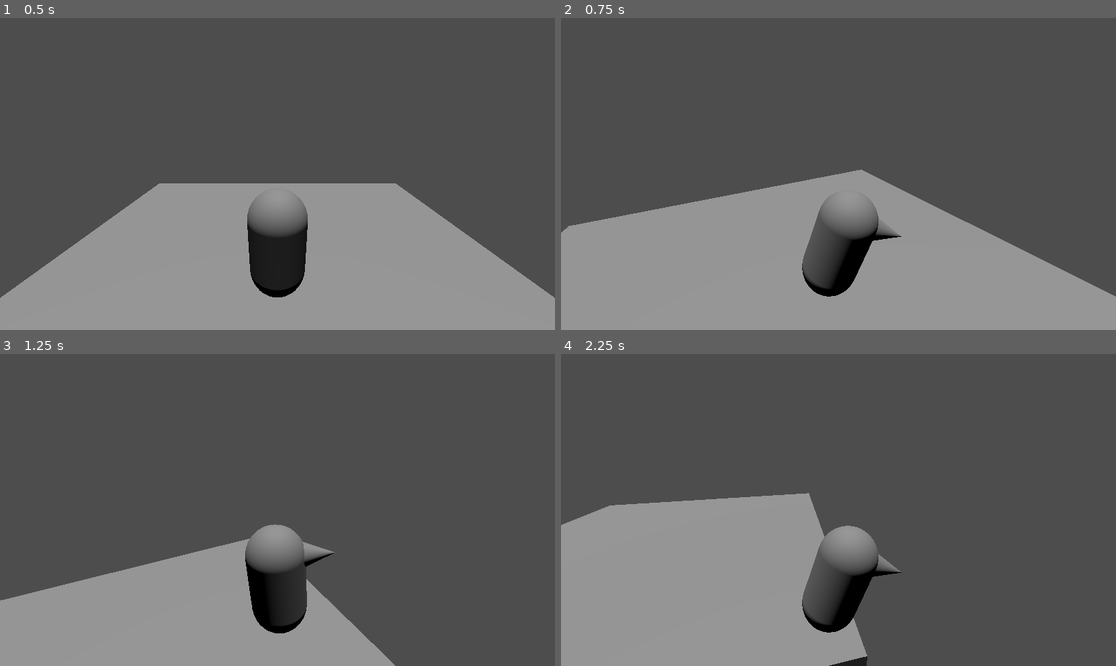
Above: before the commit, frames 1-4 (two rows, left to right).
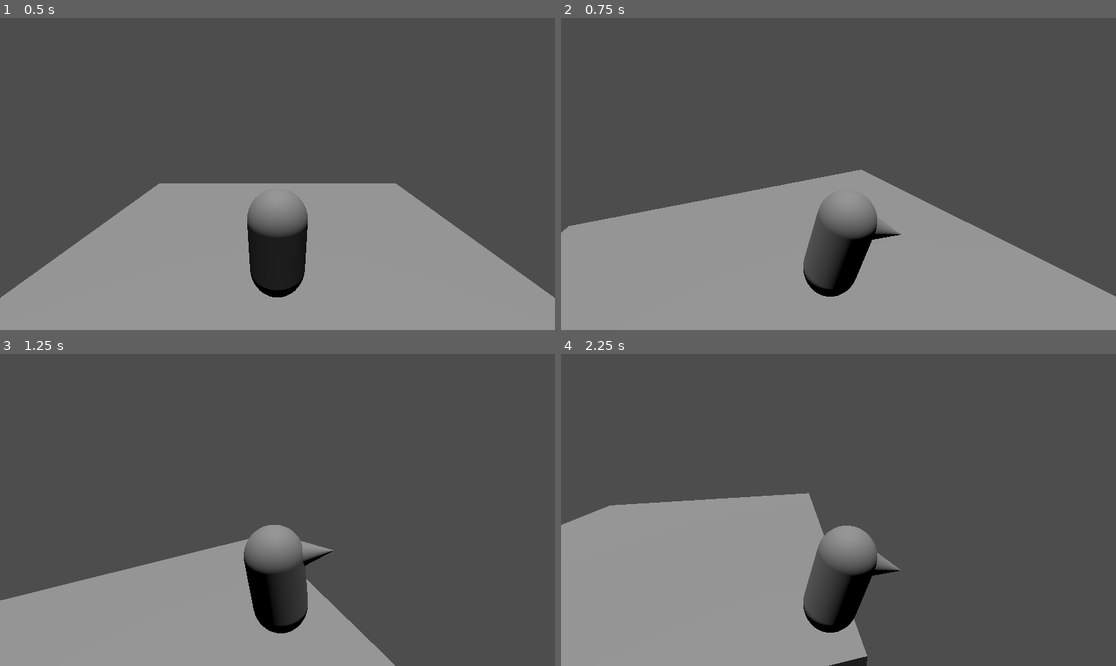
Above: after the commit, the same moments.

Repository: B1689542/Bannana-Barry-and-His-Quest-for-the-Third-Dimension
Game: Godot game, scene res://world.tscn
Same seed, same stepped clock (60 frames per second), same inputs: the game is played once before the commit and once after it.
Inputs (mouse positions are in pixels of both pictures, inside the frame that each line leads up to):
- Up to frame 1 (0.5 s): no input
- Up to frame 2 (0.75 s): tap Enter at 0.5 s; move the mouse to (960, 158) at 0.52 s; hold D (strafe_right) from 0.53 s (still down)
- Up to frame 3 (1.25 s): keep holding D (strafe_right); tap Space (jump) at 0.77 s
- Up to frame 4 (2.25 s): move the mouse to (727, 525) at 1.27 s; release D (strafe_right) at 1.28 s; hold S (move_back) 1.28-2.03 s; tap Space (jump) at 1.52 s; move the mouse to (894, 441) at 2.02 s; hold D (strafe_right) from 2.03 s (still down)

Frame 1 is identical in both runs. In frame 2, 0.2% of the frame differs, in the area x 43-62%, y 57-90%; in frame 3, 0.2%, in the area x 43-61%, y 54-90%; in frame 4, 0.2%.

Commit message:
Update CharacterBody3D.gd

Diff:
--- a/CharacterBody3D.gd
+++ b/CharacterBody3D.gd
@@ -4,30 +4,30 @@
 var speed = 4.0  # movement speed
 var jump_speed = 6.0  # determines jump height
 var mouse_sensitivity = 0.002  # turning speed
-var moveturnhandling = [["strafe_left", "strafe_right", "move_forward", "move_back"],[-90,90,0,180]]
-var turn = 0
-var turning = 0.00
-var camerapoint = 0.00
+#var moveturnhandling = [["strafe_left", "strafe_right", "move_forward", "move_back"],[-90,90,0,180]]
+#var turn = 0
+#var turning = 0.00
+#var camerapoint = 0.00
 
 func get_input():
 	var input = Input.get_vector("strafe_left", "strafe_right", "move_forward", "move_back")
 	var movement_dir = transform.basis * Vector3(input.x, 0, input.y)
 	velocity.x = movement_dir.x * speed
 	velocity.z = movement_dir.z * speed
-	$MeshInstance3D.look_at(transform.origin + velocity, Vector3(0, 1, 0))
 
 func turnfunc():
 	pass
 
 func _physics_process(delta):
+	get_input()
+	$MeshInstance3D.look_at(transform.origin + velocity, Vector3(0, 1, 0))
 	velocity.y += -gravity * delta
-	get_input()
 	move_and_slide()
 	turnfunc()
 
 func _unhandled_input(event):
 	if event is InputEventMouseMotion:
-		camerapoint += (-event.relative.x * mouse_sensitivity)
+		#camerapoint += (-event.relative.x * mouse_sensitivity)
 		rotate_y(-event.relative.x * mouse_sensitivity)
 		$MeshInstance3D.rotate_y(-(-event.relative.x * mouse_sensitivity))
 		$CollisionShape3D.rotate_y(-(-event.relative.x * mouse_sensitivity))
